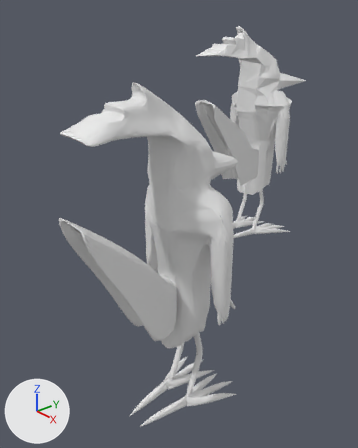
What one commit did to the Blender file ChicknDestroy/desing/gallinas_filo/gallina_leader/ModelofLeader_PhiloTeam.blend.
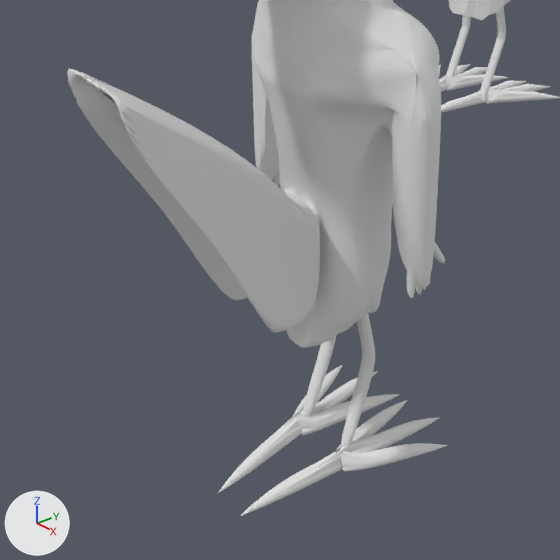
Old and new are each drawn from a camera (50 mm lens) standing at (1.46, -1.28, 1.83) and looking at (0.0, -0.02, 0.94) and again close up on the part from 8% to 81% of the width and 41% to 100% of the height. The axes (+X, +Y, +Z) are drawn at lower left. The lights are the same throughout.

Script lines for the objects in view, before the commit:
```python
me_cylinder_002 = bpy.data.meshes.new('Cylinder.002')
me_cylinder_002.from_pydata(...)  # 1483 vertices, 1560 faces, 1 loose edge; spans x 0.0..0.164, y 0.017..0.97, z -0.238..0.405
me_cylinder_002.materials.append(mat_materialrooster)  # its picture is missing
me_cylinder_008 = bpy.data.meshes.new('Cylinder.008')
me_cylinder_008.from_pydata(...)  # 3066 vertices, 2676 faces, 146 loose edges; spans x -3.9..9.2, y 0.0..48.9, z -12.3..3.1
me_cylinder_008.materials.append(mat_materialrooster)  # its picture is missing
ob_cuerpo = bpy.data.objects.new('Cuerpo', me_cylinder_008)
ob_cuerpo.location = (-0.86, 1.535, 0.065)
ob_cuerpo.rotation_euler = (1.555, 0.0, 3.194)  # degrees (89, 0, 183)
ob_cuerpo.scale = (1.64, 1.64, 1.64)
_m = ob_cuerpo.modifiers.new('Boolean', 'BOOLEAN')
_m.operation = 'INTERSECT'
_m.solver = 'FLOAT'
ob_cuerpo_001 = bpy.data.objects.new('Cuerpo.001', me_cylinder_002)
ob_cuerpo_001.location = (0.02, -0.142, -0.024)
ob_cuerpo_001.rotation_euler = (1.555, 0.0, 3.136)  # degrees (89, 0, 180)
ob_cuerpo_001.scale = (1.64, 1.64, 1.64)
_m = ob_cuerpo_001.modifiers.new('Mirror', 'MIRROR')
_m.use_clip = True
_m.merge_threshold = 0.01
_m = ob_cuerpo_001.modifiers.new('Subsurf', 'SUBSURF')
_m.levels = 2
```
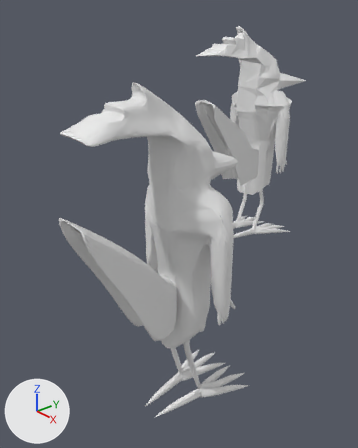
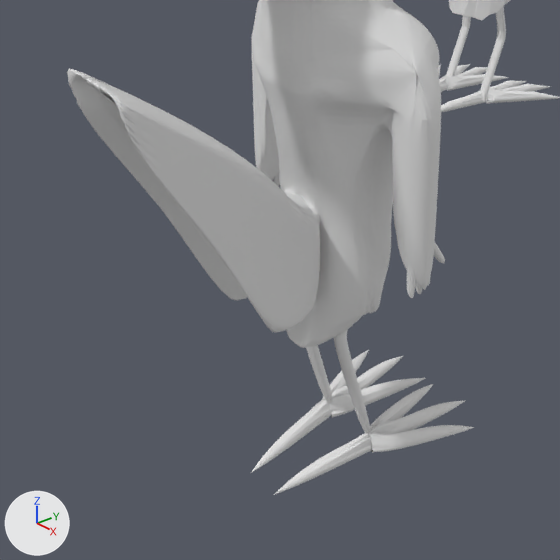
The change, as a diff of the scene's bpy script:
```diff
--- a/ChicknDestroy/desing/gallinas_filo/gallina_leader/ModelofLeader_PhiloTeam.blend.py
+++ b/ChicknDestroy/desing/gallinas_filo/gallina_leader/ModelofLeader_PhiloTeam.blend.py
@@ me_cylinder_002 @@
 # used by ob_cuerpo_001; location = (0.02, -0.142, -0.024); rotation_euler = (1.555, 0.0, 3.136), in degrees (89, 0, 180); scale = (1.64, 1.64, 1.64)
-me_cylinder_002.from_pydata(...)  # 1483 vertices, 1560 faces, 1 loose edge; spans x 0.0..0.164, y 0.017..0.97, z -0.238..0.405
+me_cylinder_002.from_pydata(...)  # 1483 vertices, 1560 faces, 1 loose edge; spans x 0.0..0.164, y 0.016..0.97, z -0.238..0.405
+# me_cylinder_002 part 1: the loose piece of 194 vertices spanning x 0.023..0.07, y 0.019..0.057, z -0.118..0.235 is moved by (0.0, -0.001, 0.056)
+# me_cylinder_002 part 2: the loose piece of 129 vertices spanning x 0.006..0.045, y 0.017..0.058, z 0.043..0.228 is moved by (0.0, -0.001, 0.056)
+# me_cylinder_002 part 3: the loose piece of 97 vertices spanning x 0.047..0.117, y 0.019..0.055, z 0.044..0.203 is moved by (0.0, -0.001, 0.056)
+# me_cylinder_002 part 4: 32 of the vertices in x 0.032..0.052, y 0.031, z 0.046..0.062 are moved by (0.0, -0.001, 0.056)
+# me_cylinder_002 part 5: all 32 vertices in x 0.03..0.05, y 0.19, z 0.101..0.117 are moved by (0.0, 0.064, -0.054)
+# me_cylinder_002 part 6: all 32 vertices in x 0.03..0.05, y 0.168, z 0.101..0.117 are moved by (0.0, 0.064, -0.053)
 me_cylinder_002.materials.append(mat_materialrooster)
```

Pixel boxes (x1, y1, x2, y2) of what changed, in the close-ups (560 x 560 px; the box of a moved part takes in the faces that stretch with it):
'Cuerpo.001', reshaped: before (67, 0, 448, 516); after (67, 0, 474, 495)
part 1 of me_cylinder_002, moved or reshaped: before (218, 371, 440, 516); after (251, 356, 466, 495)
part 2 of me_cylinder_002, moved or reshaped: before (296, 394, 407, 451); after (326, 378, 433, 429)
part 3 of me_cylinder_002, moved or reshaped: before (293, 365, 448, 471); after (322, 350, 474, 452)
part 4 of me_cylinder_002, moved or reshaped: before (303, 408, 351, 447); after (322, 391, 371, 434)
part 5 of me_cylinder_002, moved or reshaped (not visible afterwards): before (357, 313, 374, 350)
part 6 of me_cylinder_002, moved or reshaped: before (304, 336, 375, 444); after (306, 332, 369, 427)
